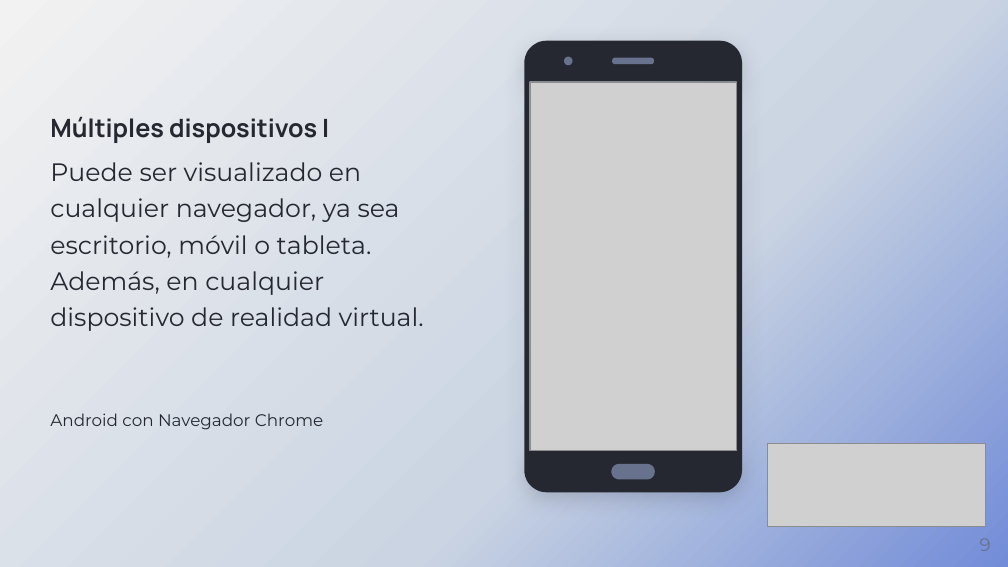
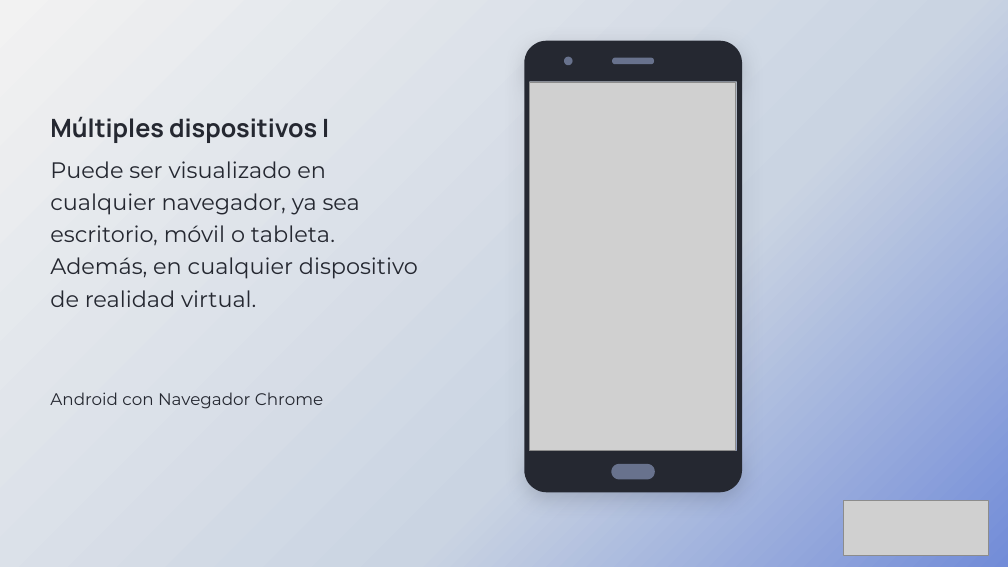
Before and after one commit to adrixp/MemoriaTFG-AdrianPizarroSerrano, a slide deck: slide 11 of PresentaciónTFG_Adrián_Pizarro_Serrano.pptx (slide 9 before the commit). Drawn at 1008x567 pixels with LibreOffice and Linux fonts; fonts in the diff are those of the drawing; grey boxes stand for pictures; background and template pictures are left out. Boxes give left, top, right and bottom in pixels: in the first picture for what was removed or moved away, otherwise in the second. Text is boxed around its words. In the diff, an @@ line names an element or a change of style, - is before the commit and + after.

```diff
--- a/PresentaciónTFG_Adrián_Pizarro_Serrano.pptx
+++ b/PresentaciónTFG_Adrián_Pizarro_Serrano.pptx
@@ text at box(50, 161, 418, 307): size 18 to 16 pt in "Puede ser visualizado en cualquier navegador, ya ..." @@
@@ picture: place and size @@
-picture at box(767, 444, 985, 526)
+picture at box(843, 500, 989, 555)
@@ page number removed at box(963, 522, 1008, 567) @@
-9
```
Also in this commit, not shown: 13 other slides changed, 3 slides added, 1 slide removed, 1 other file.
